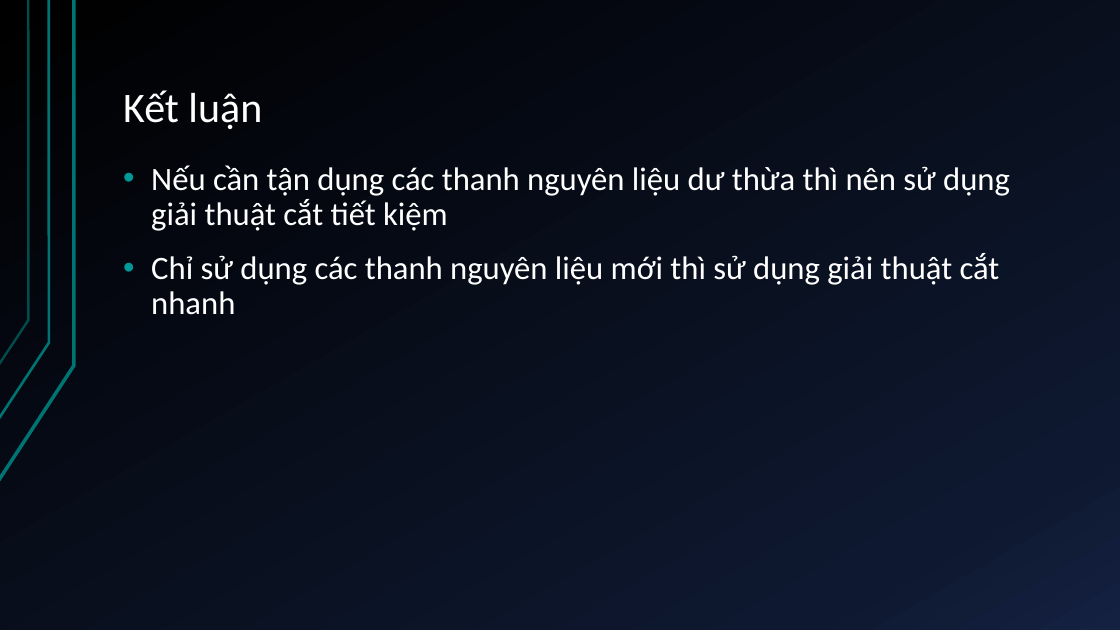
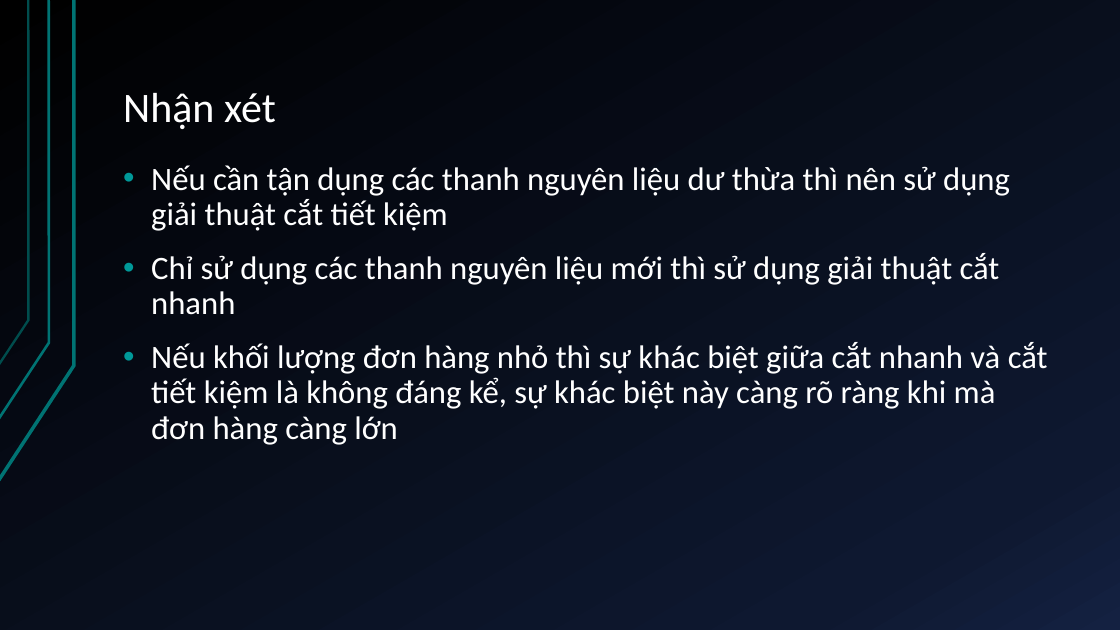
Before and after one commit to duykypaul/GeneticAlgorithmLearning, a slide deck: slide 18 of src/com/duykypaul/kltn/docs/TỰ ĐỘNG LẬP KẾ HOẠCH GIA CÔNG CẮT.pptx (slide 16 before the commit). Drawn at 1120x630 pixels with LibreOffice and Linux fonts; fonts in the diff are those of the drawing. Boxes give left, top, right and bottom in pixels: in the first picture for what was removed or moved away, otherwise in the second. Text is boxed around its words. In the diff, an @@ line names an element or a change of style, - is before the commit and + after.

```diff
--- a/src/com/duykypaul/kltn/docs/TỰ ĐỘNG LẬP KẾ HOẠCH GIA CÔNG CẮT.pptx
+++ b/src/com/duykypaul/kltn/docs/TỰ ĐỘNG LẬP KẾ HOẠCH GIA CÔNG CẮT.pptx
@@ title at <box>123,93,276,129</box>: text changed @@
-Kết luận
+Nhận xét
@@ text at <box>151,342,1048,445</box>: paragraph added @@
+• Nếu khối lượng đơn hàng nhỏ thì sự khác biệt giữa cắt nhanh và cắt tiết kiệm là không đáng kể, sự khác biệt này càng rõ ràng khi mà đơn hàng càng lớn
```
Also in this commit, not shown: 12 other slides changed, 6 slides added, 3 slides removed.
